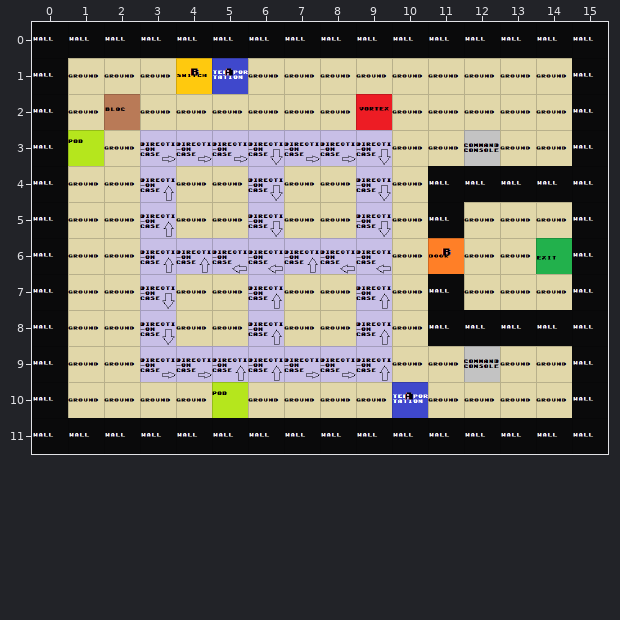
Two versions of a level (Tiled map (JSON), Assets/Levels/level3.json). Above: the version before the commit.
Cells are 64x64 px. Shown: x 0..15, y 0..11.
Now the later version:
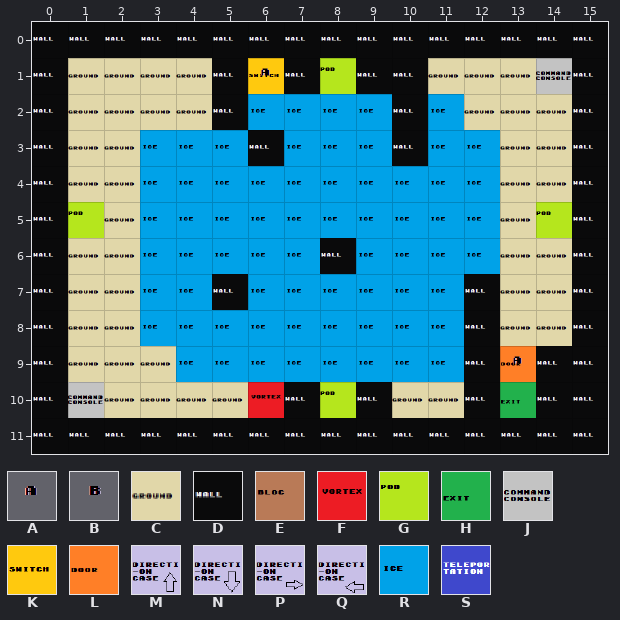
Key: from "links": A 0, B 1; from "typeOfCase": C 0, D 1, E 2, F 3, G 4, H 6, J 7, K 8, L 9, M 10, N 11, P 12, Q 13, R 15, S 16.
_ is an empty cell.
See-through tiles are keyed as they look on the map.
The edit:
Layer "Tiles":
Tile D gives way to one hidden under a higher layer in row 4 at x 11 to 12; in row 5 at x 11; in rows 7 to 8 at x 11.
The author changed tile D to tile C in row 4 at x 13 to 14; in row 8 at x 13 to 14.
Tile D now appears in row 1 at x 5; in row 3 at x 6; in row 6 at x 8; in row 9 at x 12.
The author changed tile C to tile D in row 1 at x 7 and 9 to 10; in row 2 at x 5 and 10; in row 3 at x 10; in row 7 at x 5 and 12; in row 9 at x 14; in row 10 at x 7, 9, 12 and 14.
Layer "Objects":
Tile F now appears in row 10 at x 6.
Tile G now appears in row 1 at x 8; in row 5 at x 1 and 14; in row 10 at x 8.
Tile H now appears in row 10 at x 13.
Tile J now appears in row 1 at x 14; in row 10 at x 1.
Tile K now appears in row 1 at x 6.
Tile L now appears in row 9 at x 13.
The author changed tile F to tile R in row 2 at x 9.
The author changed tile J to tile R in row 3 at x 12.
The author changed tile L to tile R in row 6 at x 11.
The author changed tile M to tile R in rows 4 to 5 at x 3; in row 6 at x 3 to 4 and 7; in rows 7 to 8 at x 6 and 9; in row 9 at x 5 to 6 and 9.
The author changed tile N to tile R in row 3 at x 9; in rows 4 to 5 at x 6 and 9; in rows 7 to 8 at x 3.
The author changed tile P to tile R in row 3 at x 3 to 5 and 7 to 8; in row 9 at x 4 and 7 to 8.
The author changed tile Q to tile R in row 6 at x 5 to 6 and 9.
Tile R now appears in row 2 at x 6 to 8 and 11; in row 3 at x 11; in rows 4 to 5 at x 4 to 5, 7 to 8 and 10 to 12; in row 6 at x 10 and 12; in row 7 at x 4, 7 to 8 and 10 to 11; in row 8 at x 4 to 5, 7 to 8 and 10 to 11.
Tile R now appears in row 9 at x 10 to 11.
The author cleared tile G in row 3 at x 1; in row 10 at x 5.
The author cleared tile H in row 6 at x 14.
The author cleared tile J in row 9 at x 12.
The author cleared tile K in row 1 at x 4.
The author cleared tile N in row 3 at x 6.
The author cleared tile P in row 9 at x 3.
The author cleared tile Q in row 6 at x 8.
The author cleared tile S in row 1 at x 5; in row 10 at x 10.
Layer "Links":
Tile A now appears in row 1 at x 6; in row 9 at x 13.
The author cleared tile A in row 1 at x 5; in row 10 at x 10.
The author cleared tile B in row 1 at x 4; in row 6 at x 11.
Layer "blocs":
The author cleared tile E in row 2 at x 2.
Changed places in both pictures, as pixel boxes (x1, y1, x2, y2):
changed: (68, 58, 572, 418)
